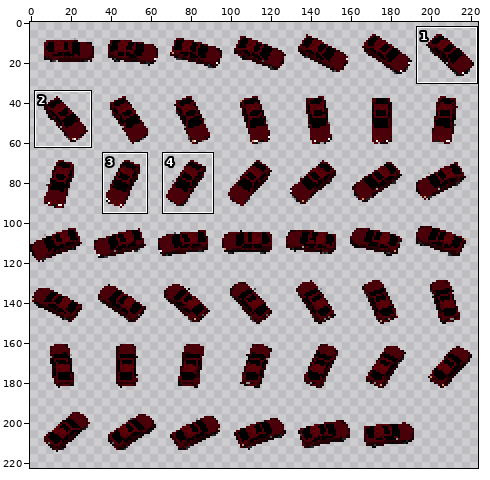
One commit to this sprite sheet: public/cars/bemdablju/red/sprites.png. Above, an overview of the earlier version with the close-up marked.
Close-up. First the earlier version:
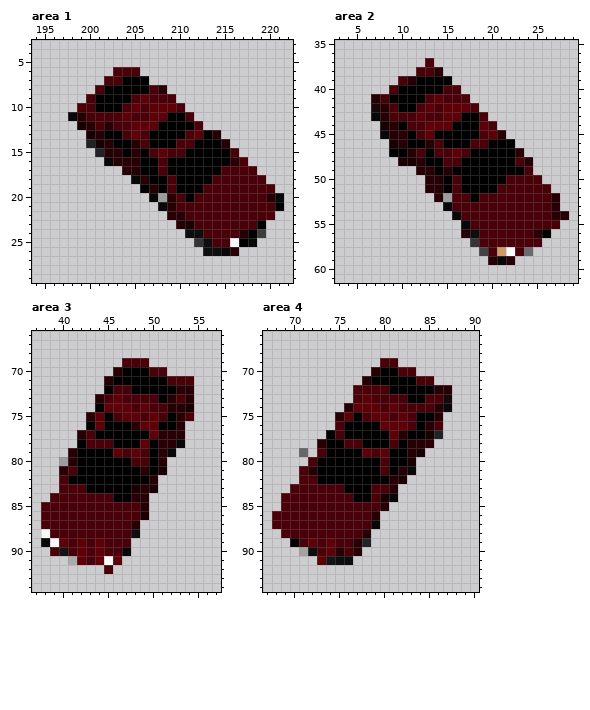
The file is 224x224 pixels. Colours within 5 levels of each other are drawn and written as one. Shown: area 1: x 194..222, y 3..29; area 2: x 3..29, y 35..61; area 3: x 37..57, y 66..94; area 4: x 67..90, y 66..94. The wide view leaves out empty margins. The commit also changed other parts of the picture, which this record leaves out.
The result:
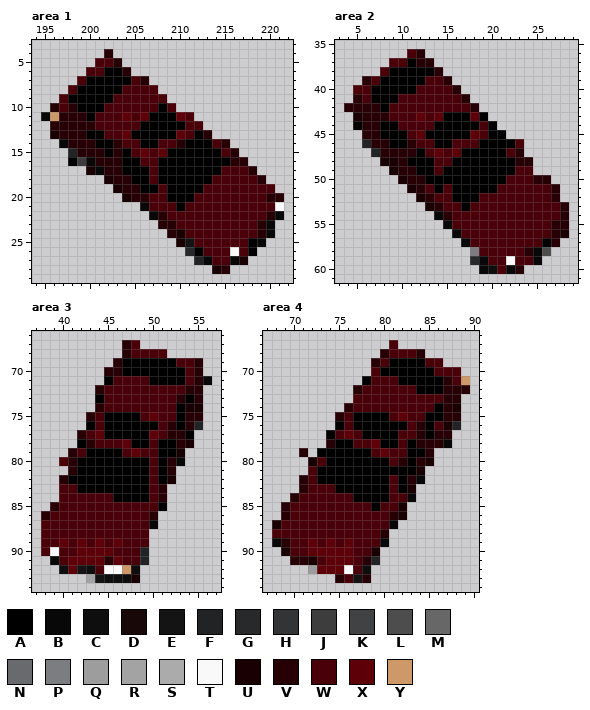
Palette (. is transparent): A #000000  B #080808  C #0e0e0e  D #180908  E #141414  F #222325  G #28292b  H #323436  J #3d3d3d  K #404244  L #4d4d4d  M #676767  N #686a6e  P #7b7d81  Q #9d9d9d  R #a3a3a3  S #ababab  T #f9f9f9  U #190003  V #260004  W #4a0008  X #5e0008  Y #cd9969
From old to new:
--- area 1
@@ x 194..222 @@
  3 .............................
- 4 .............................
- 5 .............................
- 6 .........WWW.................
- 7 ........WWAAA................
- 8 .......WAAAAAWV..............
- 9 ......WAAAAWXWWW.............
-10 .....WWAAAWXWXXXW............
-11 ....BVWWWWXWWXXAAW...........
-12 .....UVWVWWXXXAAAAW..........
-13 ......UVAAWXWAAAAWXAV........
-14 ......FUVAAVWAAAWWAAAV.......
-15 .......FVVAVAWXWWAAAAAW......
-16 ........BVVVAAWAAAAAAAVW.....
-17 ..........VVAAWAAAAAAWWWW....
-18 ...........BVAAWAAAAWWWWWW...
-19 ............AVAWAAAWWWWWWWW..
-20 .............BQVWAWWWWWWWWVB.
-21 ..............BVWWWWWWWWWWWA.
-22 ...............VVWWWWWWWWWW..
-23 ................VUWWWWWWWA...
-24 .................CCWWWWVAJ...
-25 ..................HCWWTAB....
-26 ...................CCBV......
-27 .............................
-28 .............................
+ 4 ........V....................
+ 5 .......WWV...................
+ 6 ......WWAAV..................
+ 7 .....WAAAAAWV................
+ 8 ....WAAAAAWWWW...............
+ 9 ...WAAAAAWWWWWW..............
+10 ..VWVAAAWWWWWWAW.............
+11 .BYVVVAWWWXWXAAAXW...........
+12 ..VVVVVWWWWWAAAAAWW..........
+13 ..UVVVAAWWXAAAAAXWAV.........
+14 ...BVVVAAVWWAAWWVAAAWV.......
+15 ....FVVVAVAWXWXAAAAAAWV......
+16 ....AJBVVVAAWWAAAAAAAAVV.....
+17 ......UBVVAAAWAAAAAAAWWWV....
+18 ........UVVAAWAAAAAAWWWWWV...
+19 .........UVVAAWAAAAWWWWWWWW..
+20 ..........UVVWWAAAWWWWWWWWVV.
+21 ............BWWWAWWWWWWWWWWT.
+22 .............BVWWWWWWWWWWWVB.
+23 ..............VVWWWWWWWWWVB..
+24 ...............VUWWWWWWWWVB..
+25 ................UEWWWWWWAB...
+26 .................GAWWWTWA....
+27 ..................FBWWBU.....
+28 ....................UV.......
 29 .............................
--- area 2
@@ x 3..29 @@
 35 ...........................
-36 ...........................
-37 ..........W................
-38 .........WWV...............
-39 .......WVAAAA..............
-40 ......WAAAAAWW.............
-41 ....VWAAAAWXWWW............
-42 ....DVWAAWXWXXXW...........
-43 ....BVWWWXWWXXAAW..........
-44 .....UVAWWXXXAAAXW.........
-45 .....BVVAWXAAAAAWXV........
-46 ......UVAAVWAAAWWAAA.......
-47 ......AAVWAWWXWAAAAAV......
-48 .......UUVAAWWAAAAAAWV.....
-49 .........VVAVAAAAAAAAW.....
-50 ..........VVAWAAAAAWWWW....
-51 ..........VVAWAAAAWWWWWW...
-52 ...........VQWWAWWWWWWWWV..
-53 ............BWWWWWWWWWWWV..
-54 .............BWWWWWWWWWWVV.
-55 ..............BWWWWWWWWWW..
-56 ..............VCWWWWWWVA...
-57 ...............HWWWWWWW....
-58 ................KWYTWN.....
-59 .................VBV.......
-60 ...........................
+36 ........WV.................
+37 ......WWAVV................
+38 .....WAAAAAV...............
+39 ...VWAAAAAWWV..............
+40 ..WWAAAAAWWWWV.............
+41 ..VWAAAWWWWWWWV............
+42 .VVVVAWWWWWWWWWV...........
+43 ..UVVVWWWXWXAAAXA..........
+44 ..AVVAAWWWWAAAAAWA.........
+45 ...VVAAAWXAAAAAXWAA........
+46 ...FVVAAVWWAAWWWAAAAW......
+47 ....FVVVVAWXWXAAAAAWV......
+48 .....UUVAAAWWAAAAAAAVV.....
+49 ......UVVAAWAAAAAAAAWW.....
+50 .......UVVAAAAAAAAAWWWVV...
+51 ........UVWAWAAAAAWWWWWWV..
+52 .........UVWWAAAWWWWWWWWV..
+53 ..........UVWWAWWWWWWWWWWV.
+54 ...........BVWWWWWWWWWWWWV.
+55 ............BWWWWWWWWWWWVV.
+56 .............BWWWWWWWWWWVU.
+57 ..............BWWWWWWWWAV..
+58 ...............PWWWWWVBL...
+59 ...............GBWWTWWB....
+60 ................BCWBV......
 61 ...........................
--- area 3
@@ x 37..57 @@
 66 .....................
-67 .....................
-68 .....................
-69 ..........WWW........
-70 .........VAAAWW......
-71 ........VAAAAAAWWW...
-72 ........AWWAAAAAVV...
-73 .......VWXWWWWAVWV...
-74 .......AXXXWXWWVVU...
-75 ......VXAWXXWXWAVW...
-76 ......AXAAAVXXAAV....
-77 .....VWAAAAAAXVVV....
-78 .....AWWWAAAXAVVB....
-79 ....VAAAAXWXWAVB.....
-80 ...QVAAAAAAWWAV......
-81 ...VWAAAAAAAVAU......
-82 ...WAAAAAAAAAV.......
-83 ...WWWAAAAAUVU.......
-84 ..WWWWWWWAAVV........
-85 .WWWWWWWWWWWV........
-86 .WWWWWWWWWWWU........
-87 .WWWWWWWWWWV.........
-88 .TWWWWWWWWWC.........
-89 .BTXWXWXWWW..........
-90 ..WEWXWXWWB..........
-91 ....SXWXTX...........
-92 ........W............
-93 .....................
+67 ..........VW.........
+68 ..........VWWWW......
+69 .........VAAAAAAWWV..
+70 ........VVAAAAAAAWV..
+71 ........AWWWWAAAAWVB.
+72 .......VWWWWWWWWWVV..
+73 .......AWWWWWWWWVAV..
+74 .......VWWWWWWWWAUU..
+75 ......VWAAAAWXWWAVV..
+76 ......AWAAAAAAWVAVF..
+77 .....VWXAAAAAXWVVA...
+78 .....AVWWWXAAWAAVU...
+79 ....VWAAAAWXWWAAU....
+80 ...WVAAAAAAAAWAVB....
+81 ....VAAAAAAAAWAV.....
+82 ...VAAAAAAAAAWAU.....
+83 ...WWAAAAAAAAWV......
+84 ...WWWWWWAAAAWV......
+85 ..VWWWWWWWWWWWA......
+86 .VWWWWWWWWWWWV.......
+87 .WWWWWWWWWWWWB.......
+88 .WWWWWWWWWWWW........
+89 .WWXWXWXWXWWW........
+90 .WTWWXXXXWWWF........
+91 ..BWXXXXVXWWF........
+92 ...CXECWTTYC.........
+93 ......RECCCU.........
 94 .....................
--- area 4
@@ x 67..90 @@
 66 ........................
-67 ........................
-68 ........................
-69 .............WW.........
-70 ............VAAWW.......
-71 ...........VAAAAAWW.....
-72 ..........WWWWAAAAAVV...
-73 ..........WXWWWWAAWWD...
-74 .........VXXXWXWWWWVB...
-75 ........VXAWXXWXWAAV....
-76 ........WAAAAXXXWAVW....
-77 .......AWAAAAAXVAAUF....
-78 ......VAAWWAAAWAVVV.....
-79 ....M.WAAAAXWXAAVU......
-80 .....WAAAAAAAWAAU.......
-81 ....WVAAAAAAAWAVB.......
-82 ....WWAAAAAAAAVU........
-83 ...WWWWWWAAAWWV.........
-84 ..WWWWWWWWAAWUB.........
-85 ..WWWWWWWWWWWV..........
-86 .WWWWWWWWWWWV...........
-87 .WWWWWWWWWWWB...........
-88 ..WWWWWWWWWV............
-89 ...AWXWXWWVF............
-90 ....RCWXVWV.............
-91 ......XECC..............
-92 ........................
-93 ........................
+67 ..............W.........
+68 .............VWWWV......
+69 ............VWAAAAWW....
+70 ............WAAAAAAWWW..
+71 ...........AWWWAAAAAVWY.
+72 ..........VWWWWWWAAAVVV.
+73 ..........WWWWWWWWWWVV..
+74 .........VWWWWWWWWWAVU..
+75 ........VWAAAAWXWWAAVV..
+76 ........AWAAAAAAWVAWUF..
+77 .......AWXWAAAAWWVAVV...
+78 .......VAAWWXAAWAVVVB...
+79 ....V.AAAAAAWXWWAAV.....
+80 .....UWAAAAAAAWVAVU.....
+81 .....WAAAAAAAAAAAU......
+82 ....VWAAAAAAAAWAVB......
+83 ....VWWWAAAAAAWAU.......
+84 ...VWWWWWWAAAAWWB.......
+85 ..VWWWWWWWWWAWWU........
+86 ..VWWWWWWWWWWWVU........
+87 .UWWWWWWWWWWWWB.........
+88 .WWWWWWWWWWWWV..........
+89 .BVWWXWXWXWWWB..........
+90 ..UWWXXXXXWWU...........
+91 ...VVUWXXXWVF...........
+92 .....QXXXTWC............
+93 ........VWEV............
 94 ........................
Pixel boxes of the changes (left, top, right, bottom) in both close-ups:
changed: (41, 49, 284, 274)
changed: (344, 49, 569, 274)
changed: (41, 340, 212, 583)
changed: (272, 340, 470, 583)
